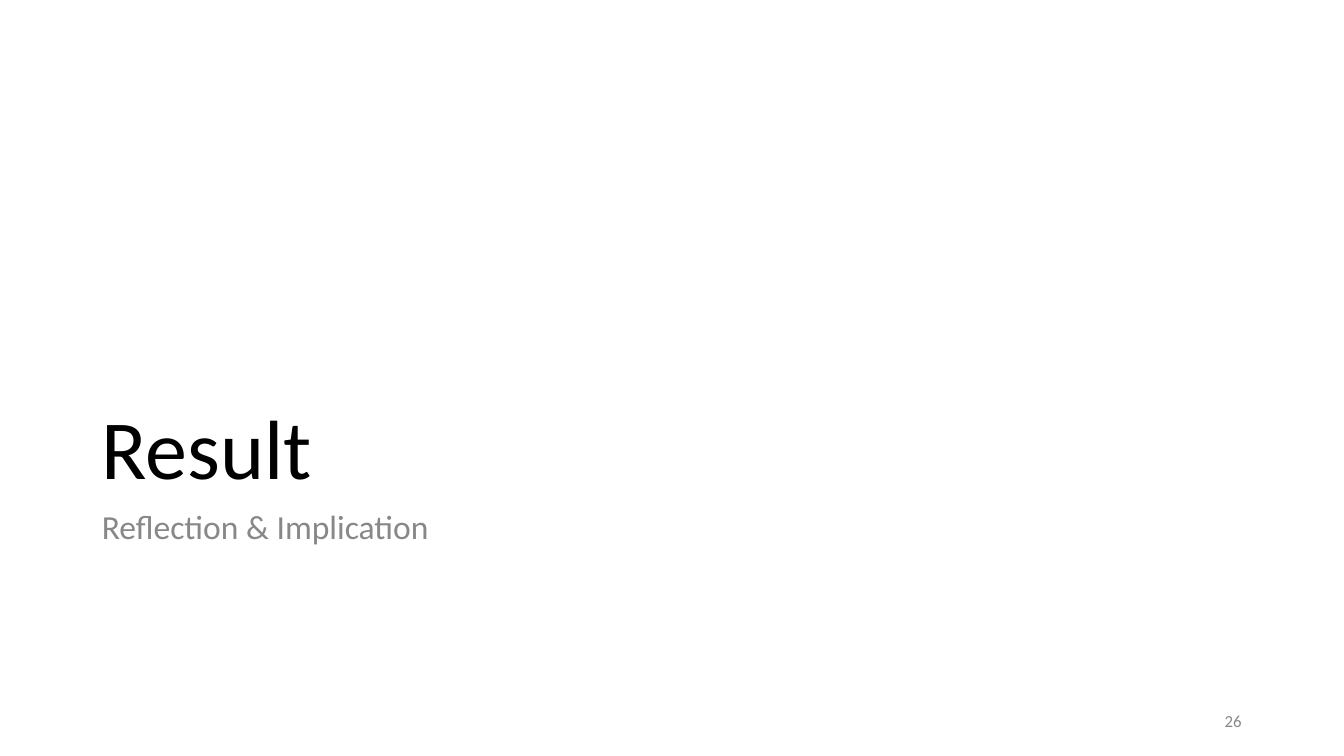
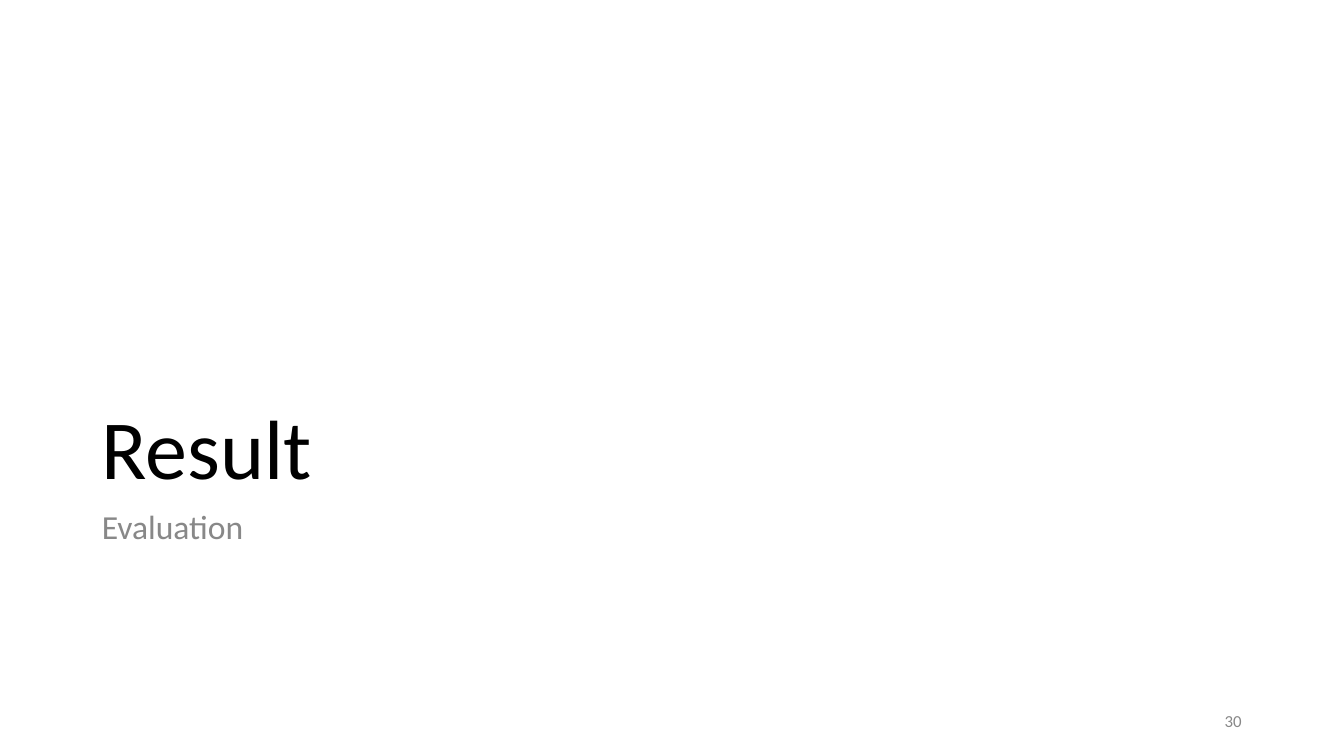
Before and after one commit to chpeng26/CNS_Final, a slide deck: slide 30 of leo/Team11 CNS_Final Present.pptx (slide 26 before the commit). Drawn at 1344x756 pixels with LibreOffice and Linux fonts; fonts in the diff are those of the drawing. Boxes give left, top, right and bottom in pixels: in the first picture for what was removed or moved away, otherwise in the second. Text is boxed around its words. In the diff, an @@ line names an element or a change of style, - is before the commit and + after.

```diff
--- a/leo/Team11 CNS_Final Present.pptx
+++ b/leo/Team11 CNS_Final Present.pptx
@@ text at (102, 516, 244, 539): text changed @@
-Reflection & Implication
+Evaluation
@@ page number at (1225, 716, 1242, 727): text changed @@
-26
+30
```
Also in this commit, not shown: 10 other slides changed, 6 slides added, 2 slides removed.
